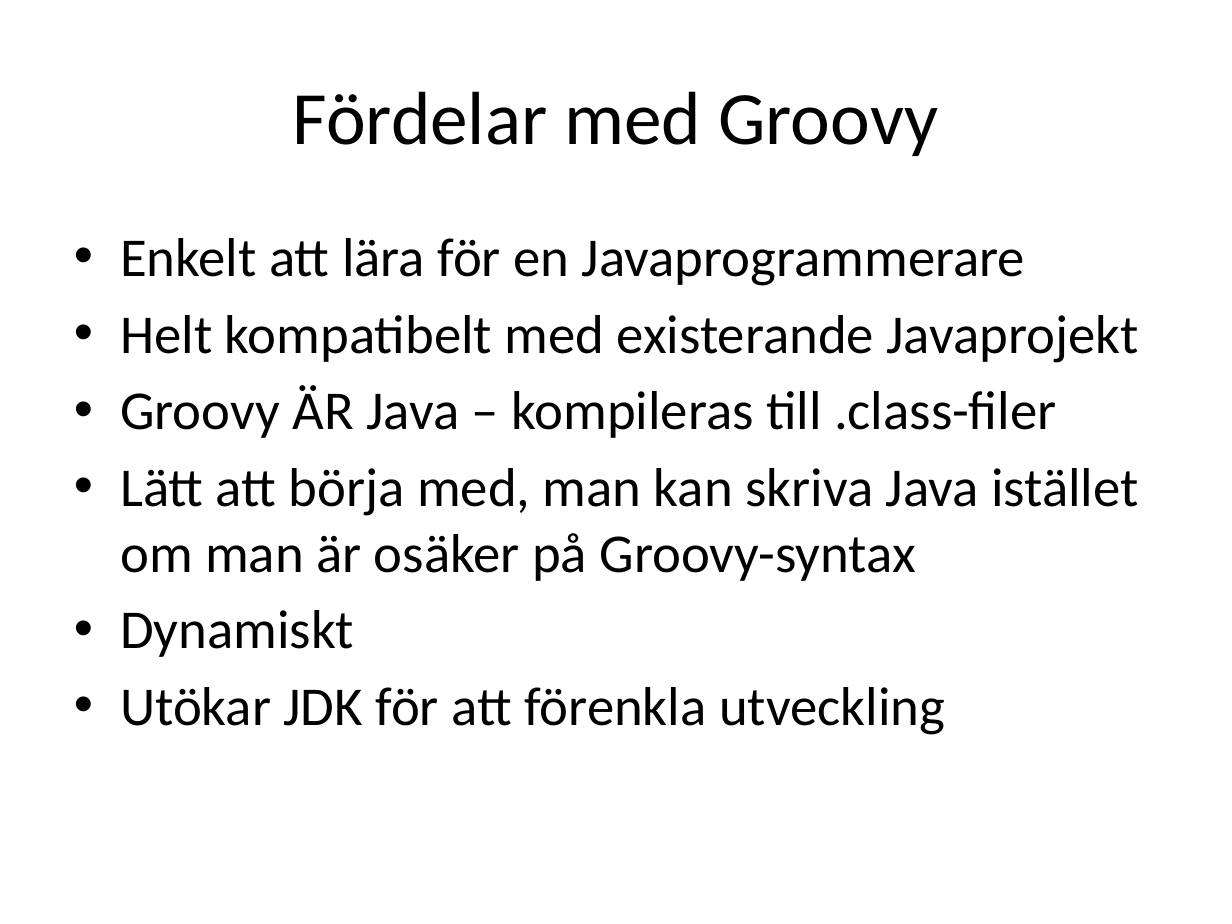
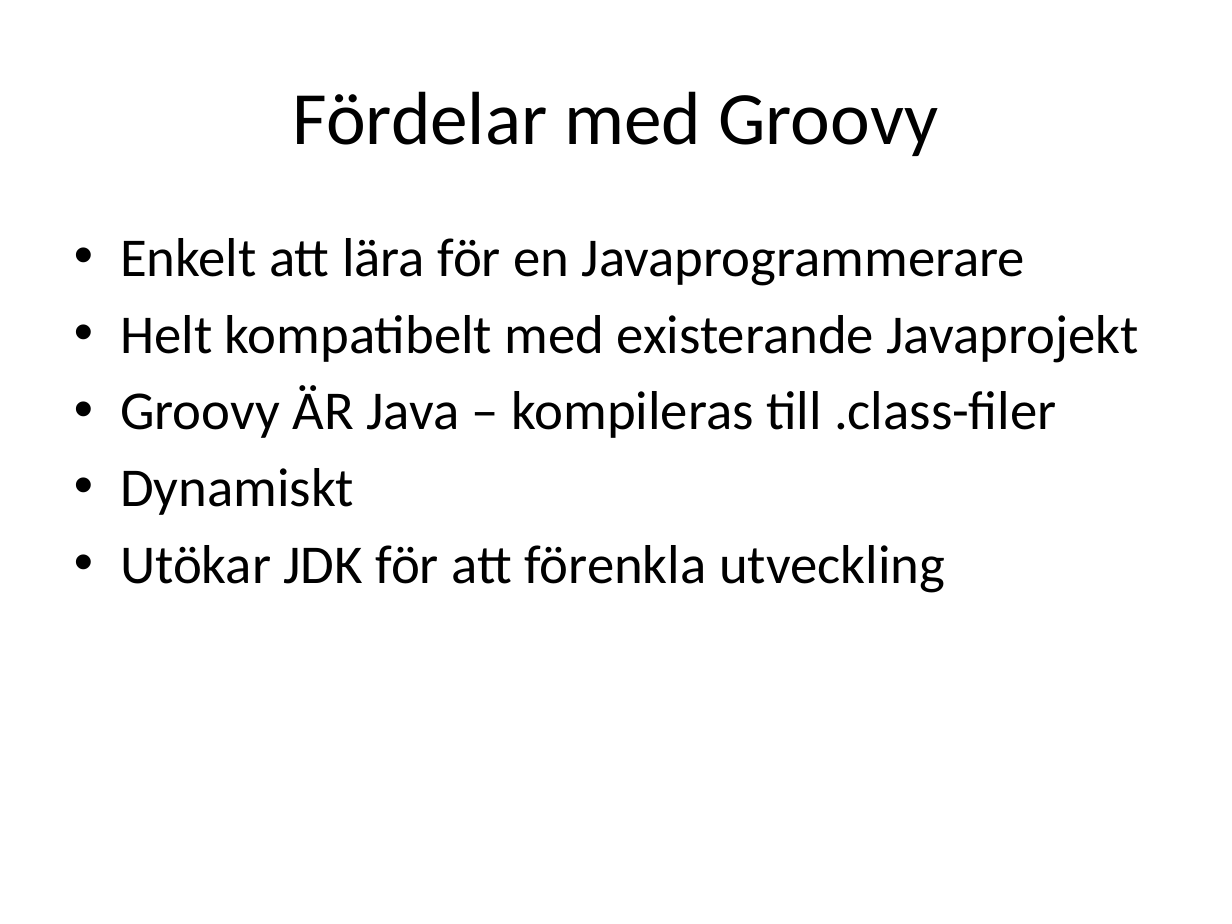
Before and after one commit to me97esn/groovyseminarium, a slide deck: slide 15 of groovyseminarie/dokument/groovyseminarium_source.pptx (slide 14 before the commit). Drawn at 1232x924 pixels with LibreOffice and Linux fonts; fonts in the diff are those of the drawing. Boxes give left, top, right and bottom in pixels: in the first picture for what was removed or moved away, otherwise in the second. Text is boxed around its words. In the diff, an @@ line names an element or a change of style, - is before the commit and + after.

```diff
--- a/groovyseminarie/dokument/groovyseminarium_source.pptx
+++ b/groovyseminarie/dokument/groovyseminarium_source.pptx
@@ text at (120, 468, 1139, 581): paragraph removed @@
-• Lätt att börja med, man kan skriva Java istället om man är osäker på Groovy-syntax
```
Also in this commit, not shown: 3 other slides changed, 6 slides added, 1 other file.
